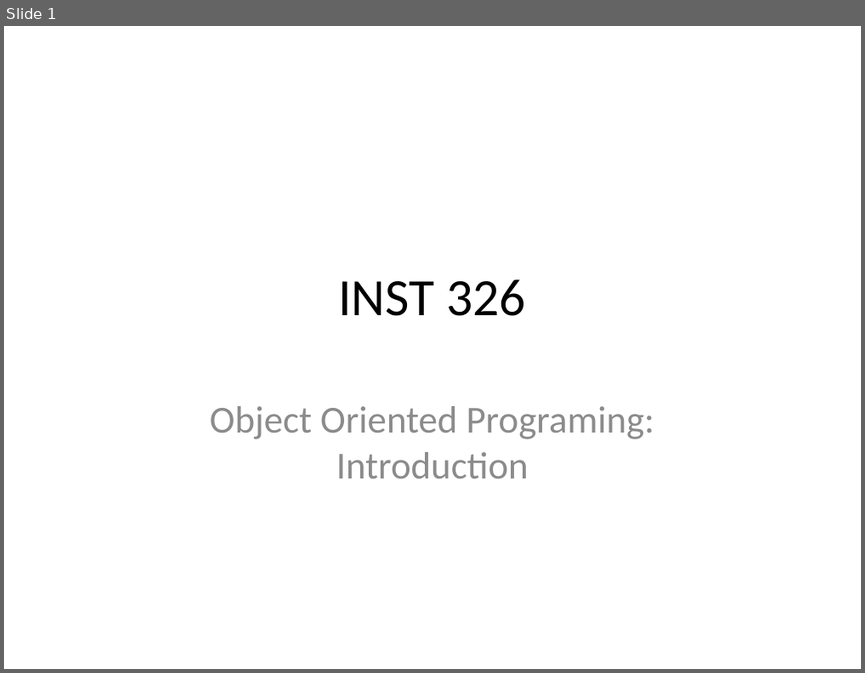
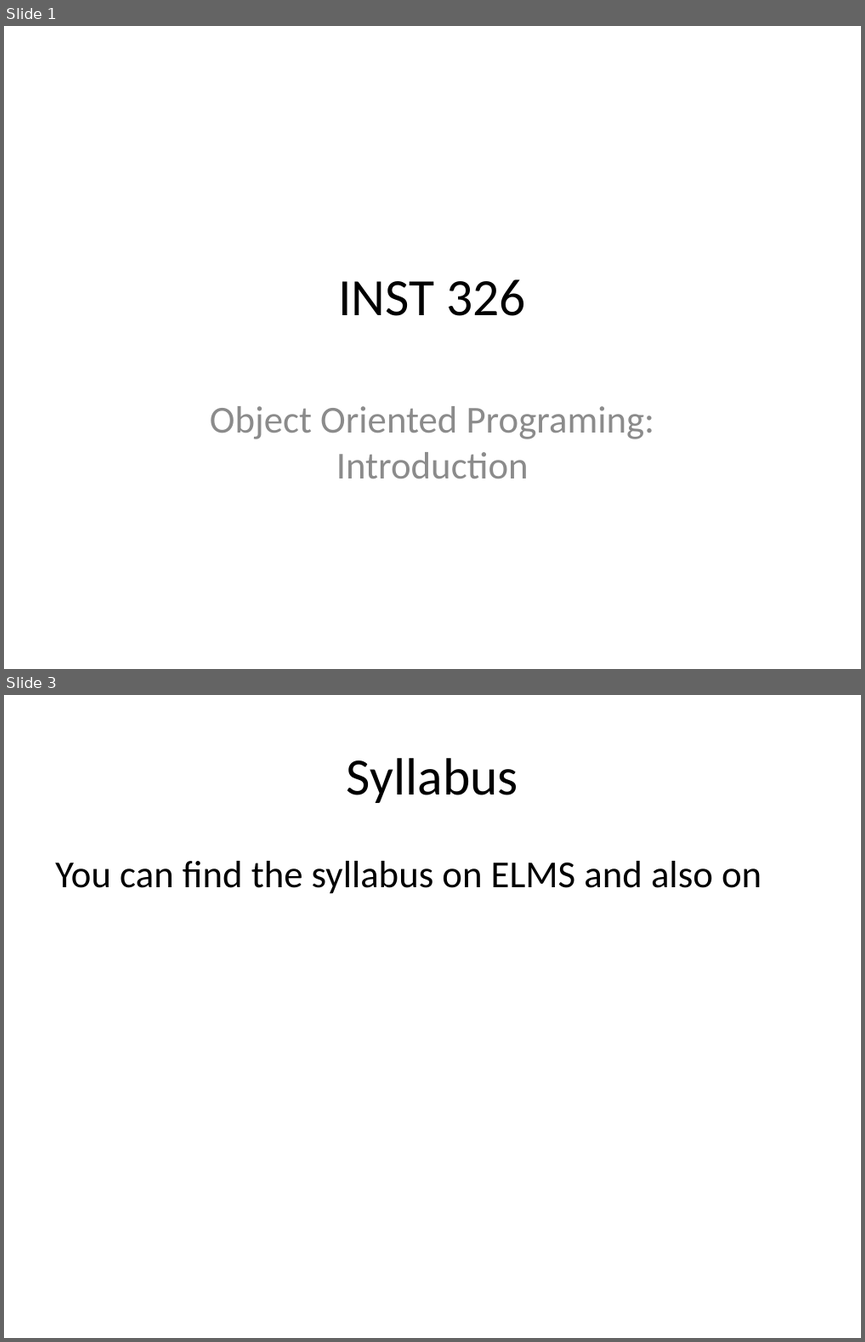
Before and after one commit to edsu/inst326, a slide deck: modules/introduction/105/slides.pptx. Shown one above the other, each under a label of ours: slide 1 before the commit, slides 1 and 3 after it; the slides between them are not shown. The pictures are 865x673 and 865x1342 pixels, drawn with LibreOffice and Linux fonts; fonts in the diff are those of the drawing. Boxes give left, top, right and bottom in pixels: in the first picture for what was removed or moved away, otherwise in the second. Text is boxed around its words. In the diff, an @@ line names an element or a change of style, - is before the commit and + after.

```diff
--- a/modules/introduction/105/slides.pptx
+++ b/modules/introduction/105/slides.pptx
@@ slide 3 added at box(4, 695, 861, 1338), background #FFFFFF @@
@@ title added at box(347, 758, 518, 803), 44 pt, text #000000 @@
+Syllabus
@@ text added at box(55, 861, 761, 894), 32 pt, text #000000 @@
+You can find the syllabus on ELMS and also on
```
Also in this commit, not shown: 2 other slides added, 1 slide removed, 10 other files.
